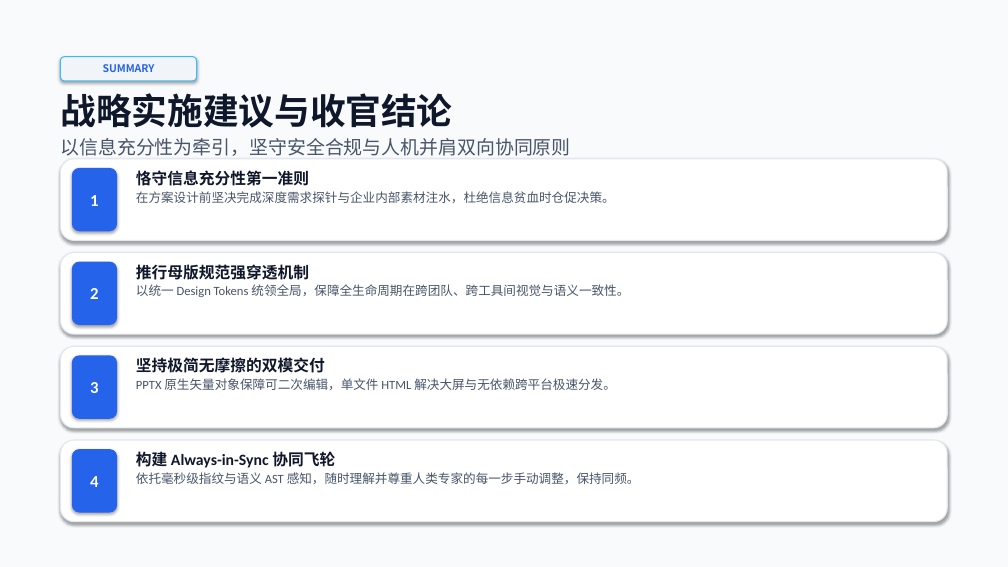
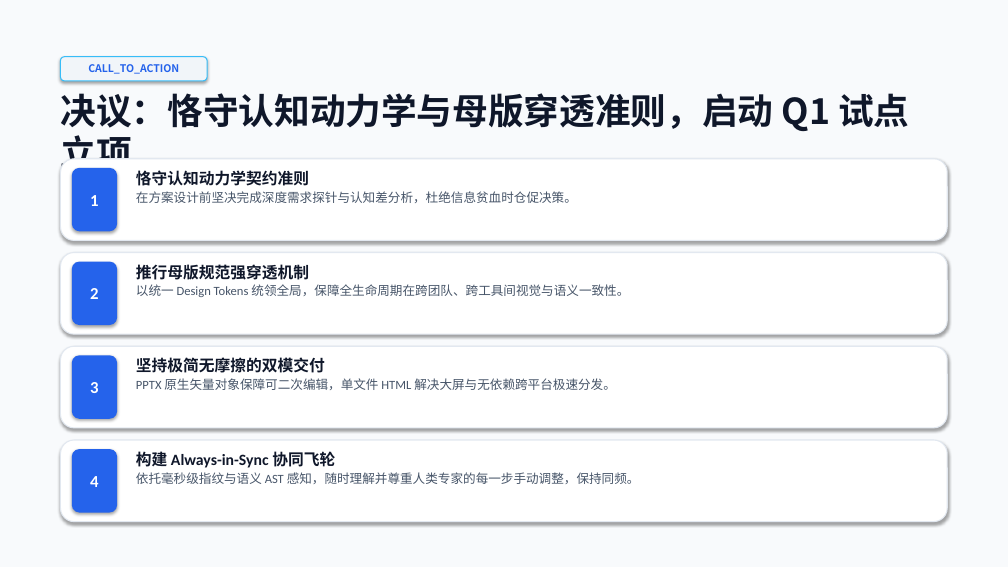
Before and after one commit to kts-kris/undoPPT, a slide deck: slide 6 of output/presentation.pptx. Drawn at 1008x567 pixels with LibreOffice and Linux fonts; fonts in the diff are those of the drawing. Boxes give left, top, right and bottom in pixels: in the first picture for what was removed or moved away, otherwise in the second. Text is boxed around its words. In the diff, an @@ line names an element or a change of style, - is before the commit and + after.

```diff
--- a/output/presentation.pptx
+++ b/output/presentation.pptx
@@ rounded rectangle "CALL_TO_ACTION": place and size @@
-rounded rectangle "CALL_TO_ACTION" at <box>60,57,197,81</box>
+rounded rectangle "CALL_TO_ACTION" at <box>60,57,207,81</box>
@@ text in rounded rectangle at <box>88,64,179,74</box>: text changed @@
-SUMMARY
+CALL_TO_ACTION
@@ text at <box>60,93,909,177</box>: text changed @@
-战略实施建议与收官结论
+决议：恪守认知动力学与母版穿透准则，启动 Q1 试点立项
@@ text at <box>60,170,577,203</box>: text changed @@
-恪守信息充分性第一准则
-在方案设计前坚决完成深度需求探针与企业内部素材注水，杜绝信息贫血时仓促决策。
+恪守认知动力学契约准则
+在方案设计前坚决完成深度需求探针与认知差分析，杜绝信息贫血时仓促决策。
```
Also in this commit, not shown: 4 other slides changed, 15 other files.
